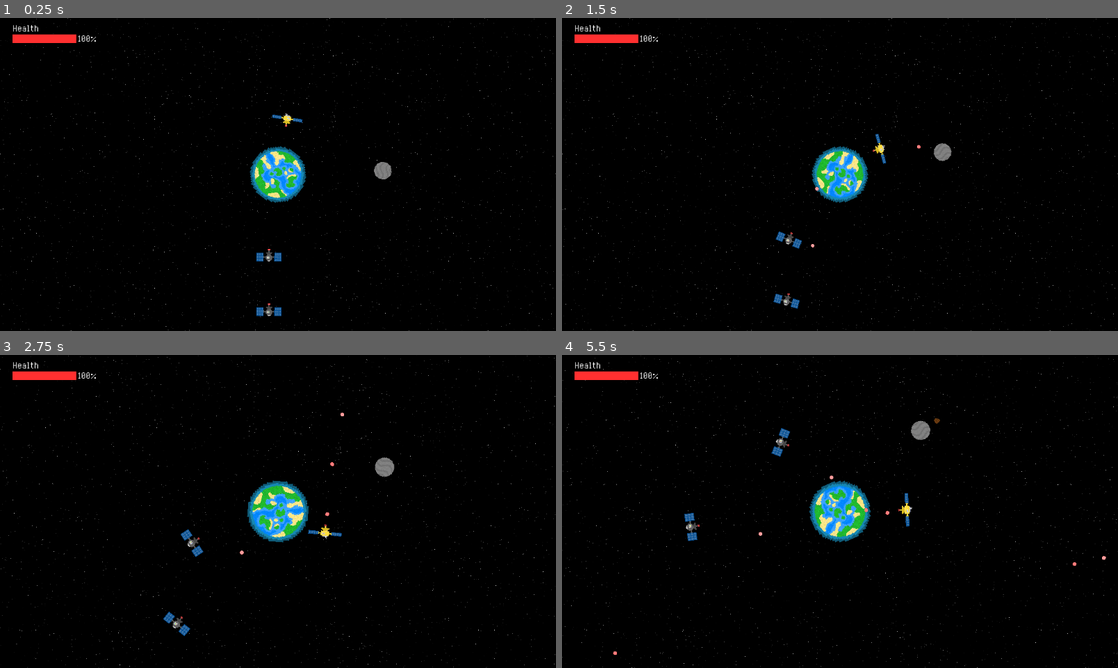
Above: before the commit, frames 1-4 (two rows, left to right).
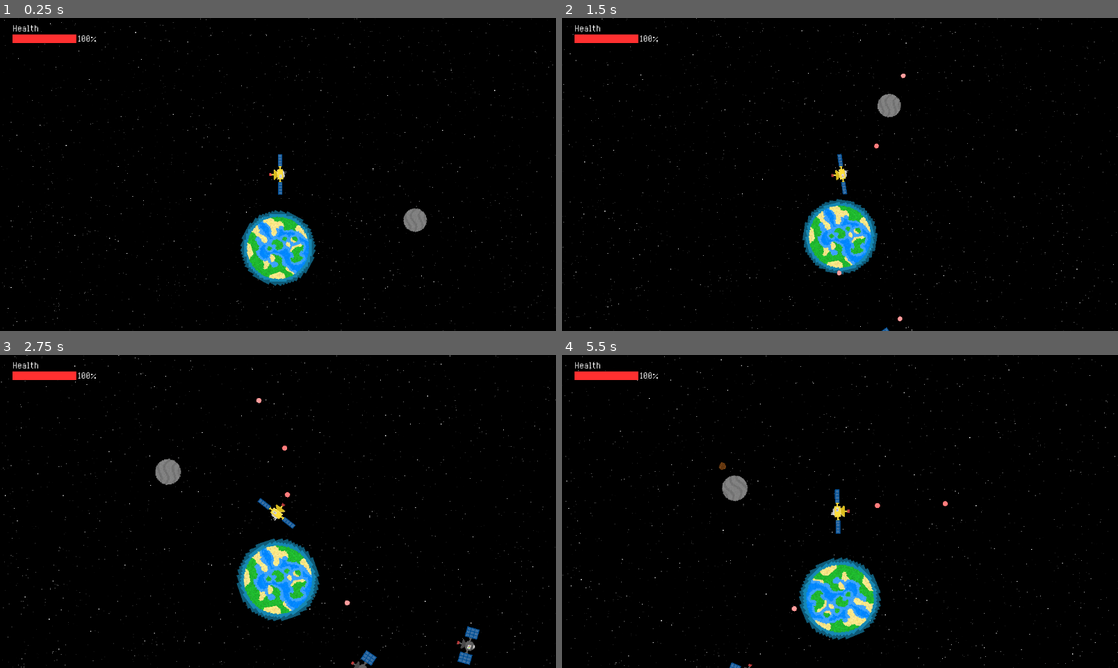
Above: after the commit, the same moments.

Repository: Birb-Games/gmtk-2025
Game: Godot game, scene res://scenes/main.tscn
Two runs of this game, one before a commit and one after it. Both use one fixed random seed, a clock stepped at 60 frames per second and the inputs below.
Inputs (mouse positions are in pixels of both pictures, inside the frame that each line leads up to):
- Up to frame 1 (0.25 s): no input
- Up to frame 2 (1.5 s): move the mouse to (962, 158) at 0.52 s; press the mouse at (962, 158) at 0.53 s; hold Right (right) 0.53-1.28 s; move the mouse to (728, 190) at 1.27 s; release the mouse at (728, 190) at 1.28 s; hold Down (down) from 1.28 s (still down); click (728, 190) at 1.35 s
- Up to frame 3 (2.75 s): move the mouse to (333, 442) at 2.02 s; release Down (down) at 2.03 s; press the mouse at (333, 442) at 2.03 s; hold Right (right) from 2.03 s (still down); tap Mouse wheel up (zoom_camera_in) at 2.1 s
- Up to frame 4 (5.5 s): move the mouse to (812, 574) at 2.77 s; release Right (right) at 2.78 s; release the mouse at (812, 574) at 2.78 s; hold Up (up) 2.78-3.53 s; tap Mouse wheel down (zoom_camera_out) at 2.85 s; click (812, 574) at 3.05 s; move the mouse to (1006, 558) at 3.52 s; press the mouse at (1006, 558) at 3.53 s; hold A (left) 3.53-5.03 s; move the mouse to (673, 464) at 4.27 s; release the mouse at (673, 464) at 4.28 s; click (673, 464) at 4.35 s; move the mouse to (867, 511) at 5.02 s; press the mouse at (867, 511) at 5.03 s; hold Down (down) from 5.03 s (still down); tap Mouse wheel up (zoom_camera_in) at 5.1 s

The runs differ from the first frame. In frame 1, 5.3% of the frame differs, in the area x 0-100%, y 0-100%; in frame 2, 5.5%; in frame 3, 6.8%; in frame 4, 6.5%.

Commit message:
movement changes

Diff:
--- a/scenes/HUD.tscn
+++ b/scenes/HUD.tscn
@@ -47,6 +47,7 @@
 color = Color(0.187176, 0.187176, 0.187176, 1)
 
 [node name="HealthBar" type="ColorRect" parent="Health"]
+layout_mode = 0
 offset_left = 26.0
 offset_top = 34.0
 offset_right = 158.0
@@ -54,6 +55,7 @@
 color = Color(1, 0.188235, 0.188235, 1)
 
 [node name="HealthBarPerc" type="Label" parent="Health"]
+layout_mode = 0
 offset_left = 161.0
 offset_top = 30.0
 offset_right = 202.0
@@ -82,6 +84,7 @@
 horizontal_alignment = 1
 
 [node name="VBoxContainer2" type="VBoxContainer" parent="DeathScreen"]
+layout_mode = 0
 offset_left = 377.0
 offset_top = 297.0
 offset_right = 775.0
@@ -108,6 +111,7 @@
 
 [node name="PauseScreen" type="ColorRect" parent="."]
 visible = false
+layout_mode = 0
 offset_right = 1152.0
 offset_bottom = 648.0
 color = Color(0.25098, 0.25098, 0.25098, 0.752941)
@@ -128,6 +132,7 @@
 horizontal_alignment = 1
 
 [node name="VBoxContainer2" type="VBoxContainer" parent="PauseScreen"]
+layout_mode = 0
 offset_left = 377.0
 offset_top = 297.0
 offset_right = 775.0
@@ -154,6 +159,7 @@
 
 [node name="WinScreen" type="ColorRect" parent="."]
 visible = false
+layout_mode = 0
 offset_right = 1152.0
 offset_bottom = 648.0
 color = Color(0.25098, 0.25098, 0.25098, 0.752941)
@@ -173,6 +179,7 @@
 horizontal_alignment = 1
 
 [node name="VBoxContainer2" type="VBoxContainer" parent="WinScreen"]
+layout_mode = 0
 offset_left = 377.0
 offset_top = 297.0
 offset_right = 775.0
--- a/scenes/levels/level.tscn
+++ b/scenes/levels/level.tscn
@@ -14,5 +14,5 @@
 rotation = 3.14159
 
 [node name="Camera2D" type="Camera2D" parent="."]
-zoom = Vector2(0.75, 0.75)
+ignore_rotation = false
 script = ExtResource("6_3s4jt")
--- a/scenes/levels/level1.tscn
+++ b/scenes/levels/level1.tscn
@@ -5,7 +5,7 @@
 [ext_resource type="PackedScene" uid="uid://cfnsaojiroi77" path="res://scenes/space_objects/moon.tscn" id="3_dd0lh"]
 [ext_resource type="PackedScene" uid="uid://cgx3wsdprifbh" path="res://scenes/satellites/enemy_satellite.tscn" id="4_bfxgj"]
 
-[node name="Level" node_paths=PackedStringArray("center_object") instance=ExtResource("1_x6ivy")]
+[node name="Level2" node_paths=PackedStringArray("center_object") instance=ExtResource("1_x6ivy")]
 center_object = NodePath("Earth")
 
 [node name="Earth" parent="." index="2" instance=ExtResource("2_4tcl0")]
--- a/scenes/main.tscn
+++ b/scenes/main.tscn
@@ -14,7 +14,9 @@
 
 [node name="Parallax2D" type="Parallax2D" parent="."]
 scroll_scale = Vector2(0.05, 0.05)
+scroll_offset = Vector2(0, -32)
 repeat_size = Vector2(1152, 648)
+ignore_camera_scroll = true
 
 [node name="Sprite2D" type="Sprite2D" parent="Parallax2D"]
 z_index = -2
--- a/scripts/camera.gd
+++ b/scripts/camera.gd
@@ -4,12 +4,18 @@
 const MAX_ZOOM: float = 2.0
 
 func _process(_delta: float) -> void:
+	var player = get_node_or_null("/root/Main/Level/PlayerSatellite")
+	if player:
+		position = player.position
+		rotation = player.position.angle() + deg_to_rad(90.0)
+
 	# Manage camera zoom
 	if Input.is_action_just_pressed("zoom_camera_out"):
 		zoom *= 0.9
 	elif Input.is_action_just_pressed("zoom_camera_in"):
 		zoom *= 1.1
 	# Adjust the background coverage
-	$/root/Main/Parallax2D.repeat_times = (1 / zoom.x) + 2
+	$/root/Main/Parallax2D.repeat_times = (1 / zoom.x) * 2.0 + 2
+	$/root/Main/Parallax2D.rotation = rotation
 	zoom.x = clamp(zoom.x, MIN_ZOOM, MAX_ZOOM)
 	zoom.y = zoom.x
--- a/scripts/enemy_satellite.gd
+++ b/scripts/enemy_satellite.gd
@@ -31,7 +31,6 @@
 func shoot() -> void:
 	if shoot_timer > 0.0:
 		return
-	$/root/Main/Sfx/Shoot.play()
 	shoot_timer = shoot_cooldown
 	var bullet: Bullet = bullet_scene.instantiate()
 	bullet.rotation = rotation
--- a/scripts/multishot_satellite.gd
+++ b/scripts/multishot_satellite.gd
@@ -8,7 +8,6 @@
 	if shoot_timer > 0.0:
 		return
 
-	$/root/Main/Sfx/Shoot.play()
 	for i in range(0, bullet_count):
 		shoot_timer = shoot_cooldown
 		var bullet: Bullet = bullet_scene.instantiate()
